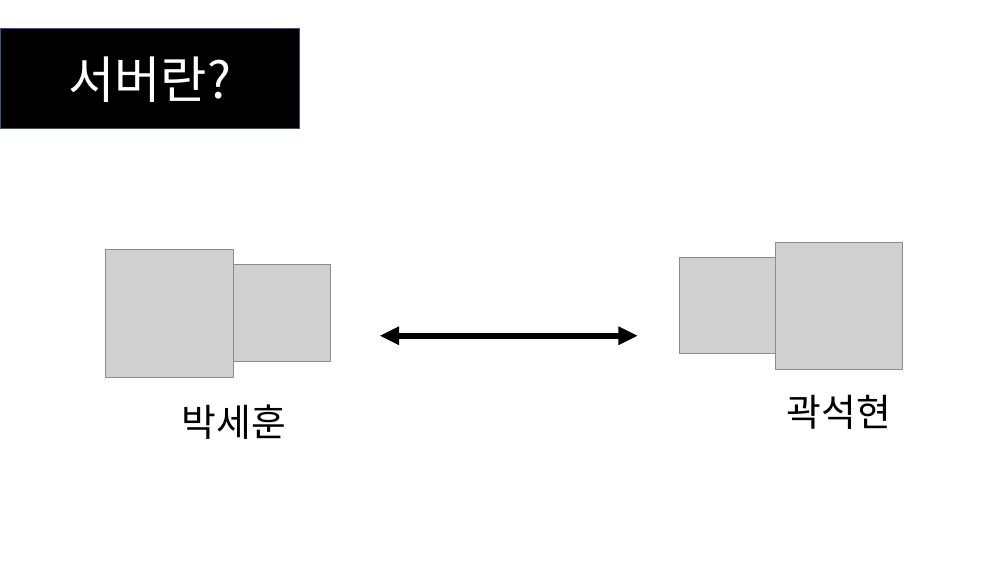
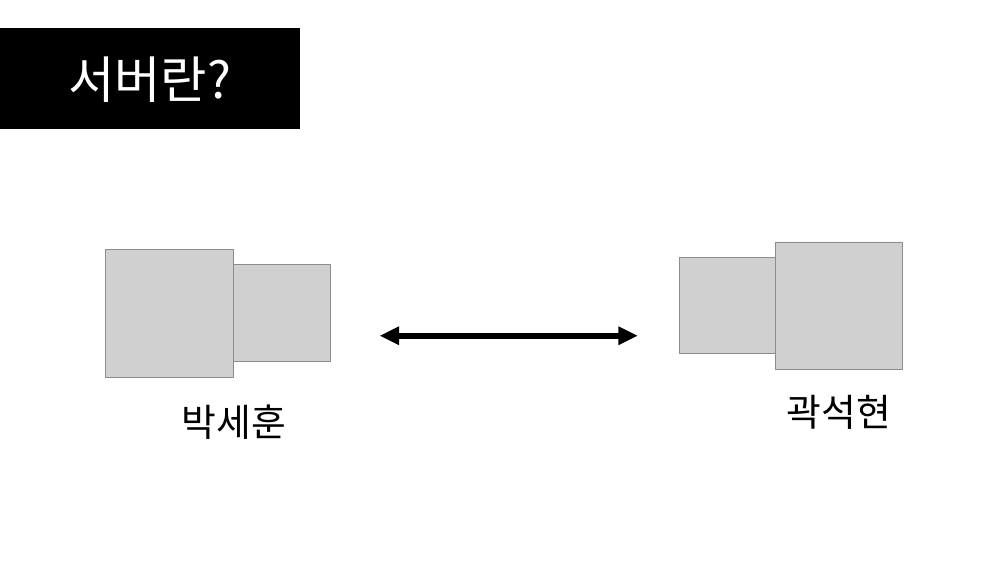
Before and after one commit to SEH00N/SDLU, a slide deck: slide 8 of ServerLecture/PT/1강 네트워크 사전 지식.pptx. Drawn at 1008x567 pixels with LibreOffice and Linux fonts; fonts in the diff are those of the drawing; grey boxes stand for pictures. Boxes give left, top, right and bottom in pixels: in the first picture for what was removed or moved away, otherwise in the second. Text is boxed around its words. In the diff, an @@ line names an element or a change of style, - is before the commit and + after.

```diff
--- a/ServerLecture/PT/1강 네트워크 사전 지식.pptx
+++ b/ServerLecture/PT/1강 네트워크 사전 지식.pptx
@@ rectangle "서버란?" at bbox=[0, 28, 299, 129]: outline #325491 1 pt to #000000 1 pt @@
```
Also in this commit, not shown: 28 other slides changed, 3 other files.
